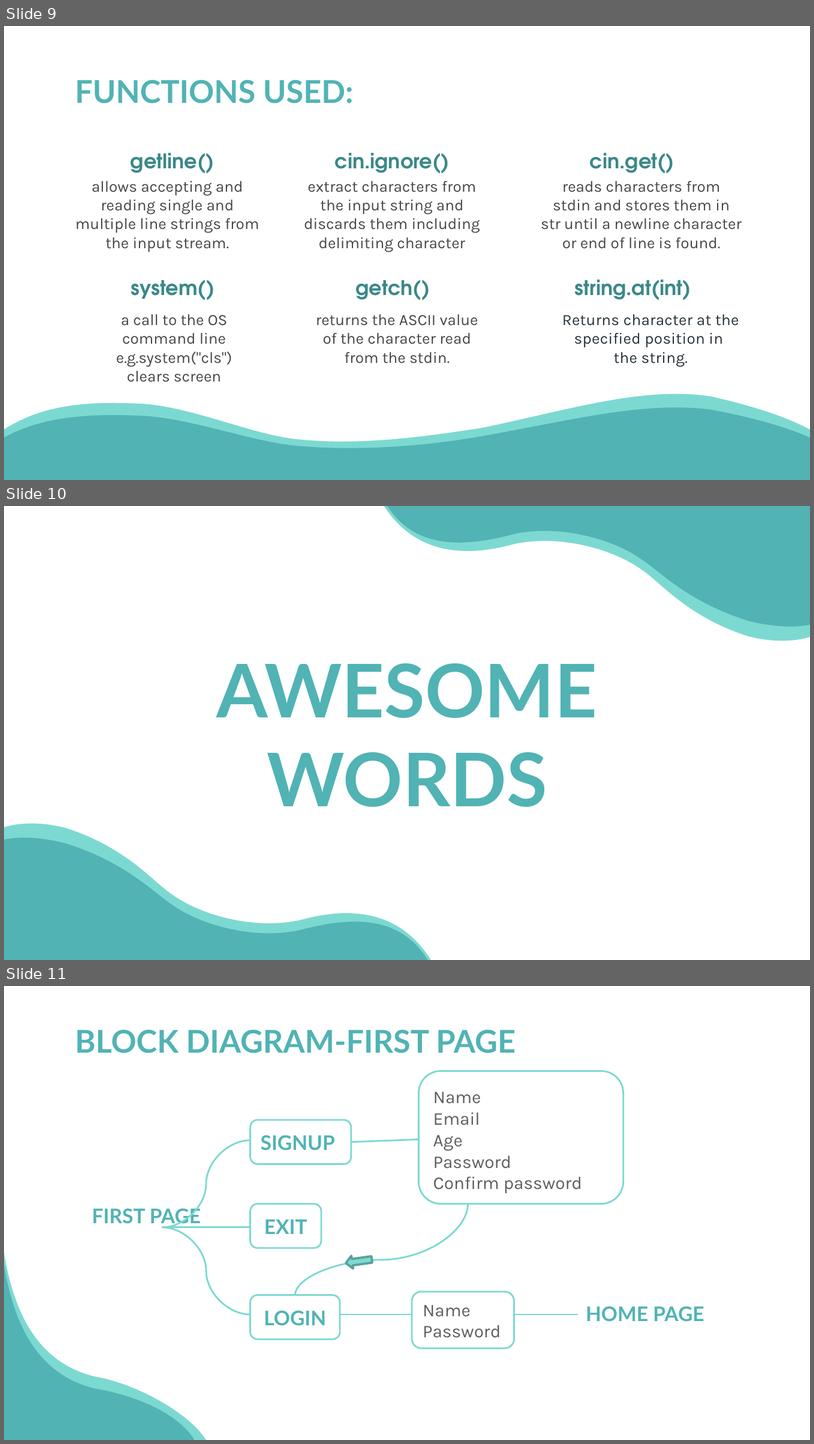
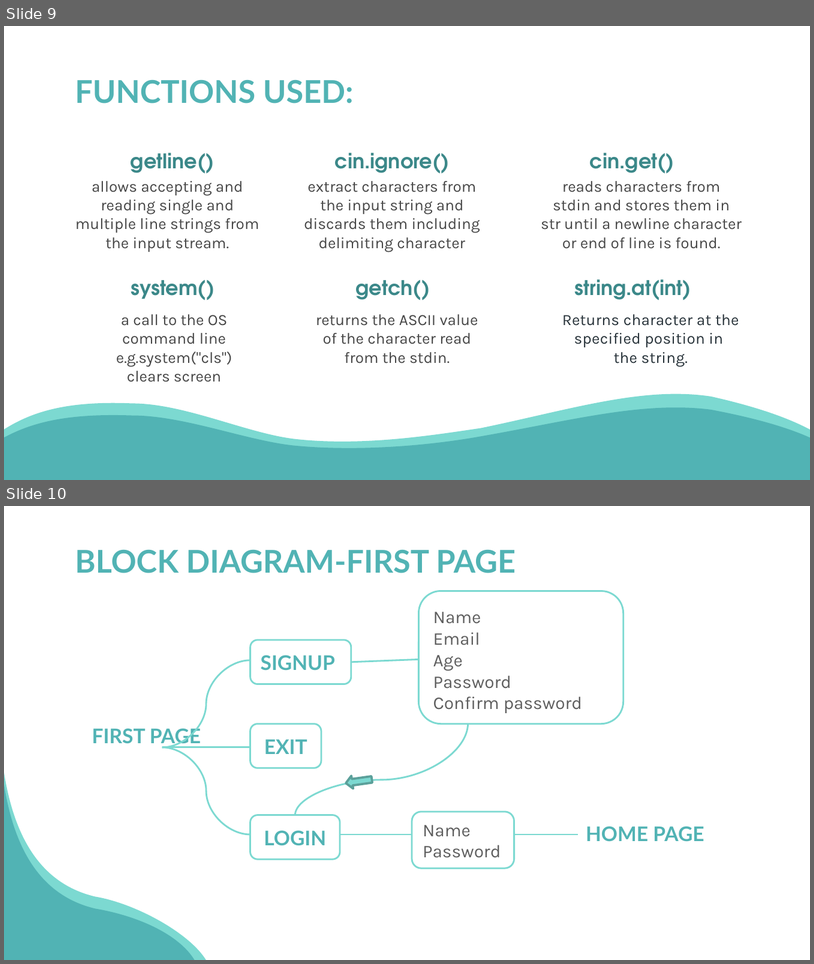
Before and after one commit to kristinatae/Quiz_project, a slide deck: Quiz.pptx. Shown one above the other, each under a label of ours: slides 9, 10 and 11 before the commit, slides 9 and 10 after it. The pictures are 814x1444 and 814x964 pixels, drawn with LibreOffice and Linux fonts; fonts in the diff are those of the drawing. Boxes give left, top, right and bottom in pixels: in the first picture for what was removed or moved away, otherwise in the second. Text is boxed around its words. In the diff, an @@ line names an element or a change of style, - is before the commit and + after.

Commit message:
Few changes

```diff
--- a/Quiz.pptx
+++ b/Quiz.pptx
@@ slide 10 removed at box(4, 506, 810, 960), background #FFFFFF @@
@@ freeform shape removed at box(383, 506, 810, 640) @@
@@ freeform shape removed at box(386, 506, 810, 626) @@
@@ title removed at box(217, 663, 597, 807) @@
-AWESOME WORDS
@@ freeform shape removed at box(4, 823, 431, 959) @@
@@ freeform shape removed at box(4, 837, 428, 959) @@
@@ what was slide 11 is now slide 10 @@
```
